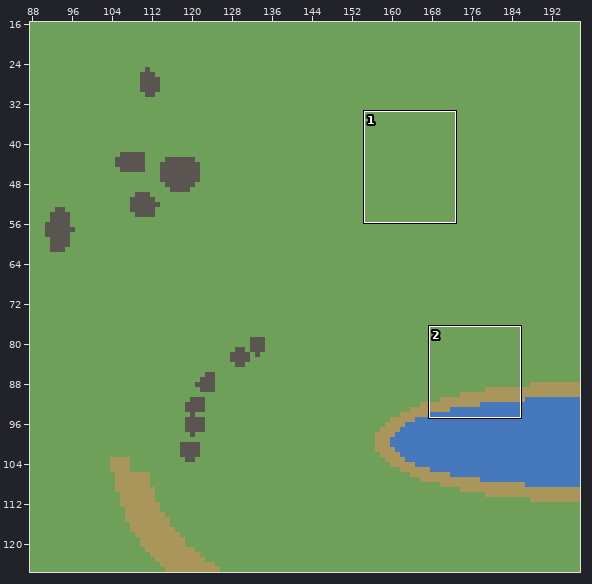
Tiled map (JSON) -- packages/content/maps-src/tight-loop.tmj. Above, an overview of the earlier version with the close-up marked.
Close-up. As it was:
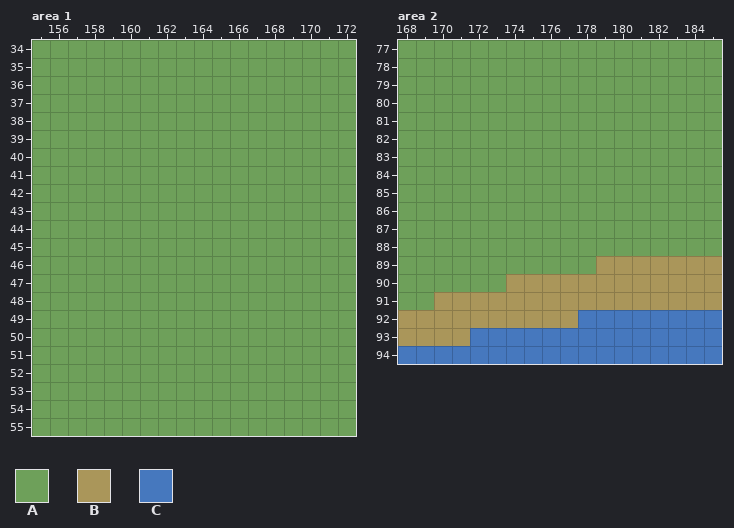
Cells are 32x32 px. Shown: area 1 x 155..172, y 34..55; area 2 x 168..185, y 77..94. The commit also changed other parts of the map, which this record leaves out.
Key: from "zones": A 0, B 1, C 3.
_ is an empty cell.
Layer "terrain" before, area 1, first column x 155:
34 AAAAAAAAAAAAAAAAAA
35 AAAAAAAAAAAAAAAAAA
36 AAAAAAAAAAAAAAAAAA
37 AAAAAAAAAAAAAAAAAA
38 AAAAAAAAAAAAAAAAAA
39 AAAAAAAAAAAAAAAAAA
40 AAAAAAAAAAAAAAAAAA
41 AAAAAAAAAAAAAAAAAA
42 AAAAAAAAAAAAAAAAAA
43 AAAAAAAAAAAAAAAAAA
44 AAAAAAAAAAAAAAAAAA
45 AAAAAAAAAAAAAAAAAA
46 AAAAAAAAAAAAAAAAAA
47 AAAAAAAAAAAAAAAAAA
48 AAAAAAAAAAAAAAAAAA
49 AAAAAAAAAAAAAAAAAA
50 AAAAAAAAAAAAAAAAAA
51 AAAAAAAAAAAAAAAAAA
52 AAAAAAAAAAAAAAAAAA
53 AAAAAAAAAAAAAAAAAA
54 AAAAAAAAAAAAAAAAAA
55 AAAAAAAAAAAAAAAAAA
Layer "terrain" before, area 2, first column x 168:
77 AAAAAAAAAAAAAAAAAA
78 AAAAAAAAAAAAAAAAAA
79 AAAAAAAAAAAAAAAAAA
80 AAAAAAAAAAAAAAAAAA
81 AAAAAAAAAAAAAAAAAA
82 AAAAAAAAAAAAAAAAAA
83 AAAAAAAAAAAAAAAAAA
84 AAAAAAAAAAAAAAAAAA
85 AAAAAAAAAAAAAAAAAA
86 AAAAAAAAAAAAAAAAAA
87 AAAAAAAAAAAAAAAAAA
88 AAAAAAAAAAAAAAAAAA
89 AAAAAAAAAAABBBBBBB
90 AAAAAABBBBBBBBBBBB
91 AABBBBBBBBBBBBBBBB
92 BBBBBBBBBBCCCCCCCC
93 BBBBCCCCCCCCCCCCCC
94 CCCCCCCCCCCCCCCCCC
And afterwards:
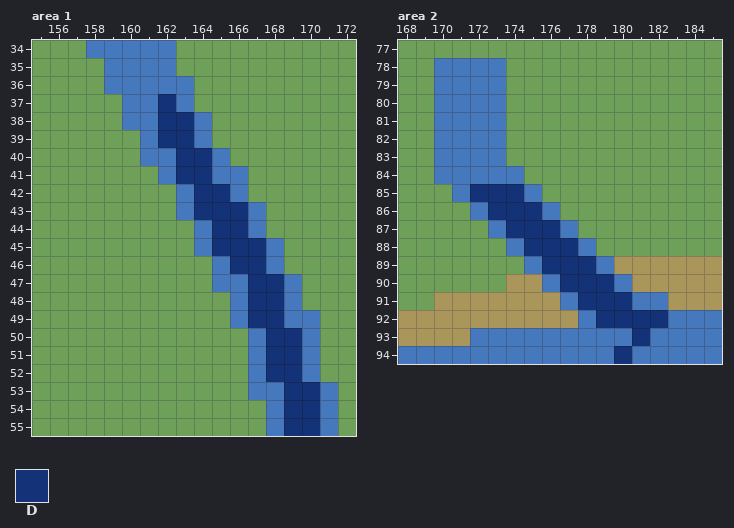
Further tiles: from "zones": D 4.
Edits made:
Changed rows in their new state; . is an unchanged cell.
Layer "terrain", area 1:
first column x 158:
34 CCCCC.........
35 .CCCC.........
36 .CCCCC........
37 ..CCDC........
38 ..CCDDC.......
39 ...CDDC.......
40 ...CCDDC......
41 ....CDDCC.....
42 .....CDDC.....
43 .....CDDDC....
44 ......CDDC....
45 ......CDDDC...
46 .......CDDC...
47 .......CCDDC..
48 ........CDDC..
49 ........CDDCC.
50 .........CDDC.
51 .........CDDC.
52 .........CDDC.
53 .........CCDDC
54 ..........CDDC
55 ..........CDDC
Layer "terrain", area 2:
first column x 170:
78 CCCC.........
79 CCCC.........
80 CCCC.........
81 CCCC.........
82 CCCC.........
83 CCCC.........
84 CCCCC........
85 .CDDDC.......
86 ..CDDDC......
87 ...CDDDC.....
88 ....CDDDC....
89 .....CDDDC...
90 ......CDDDC..
91 .......CDDDCC
92 .........DDDD
93 ...........D.
94 ..........D..
Changed places in both close-ups, as pixel boxes (x1, y1, x2, y2):
changed: (86, 40, 338, 436)
changed: (434, 58, 668, 364)
